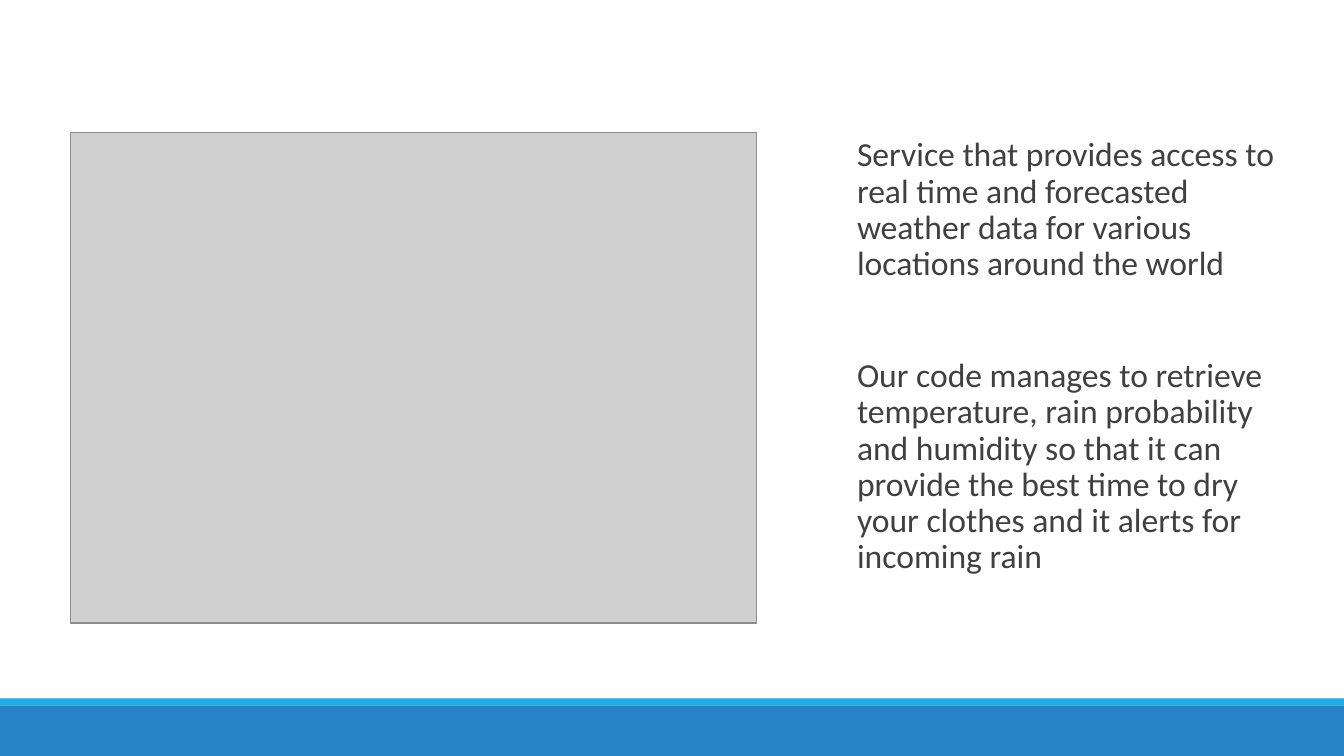
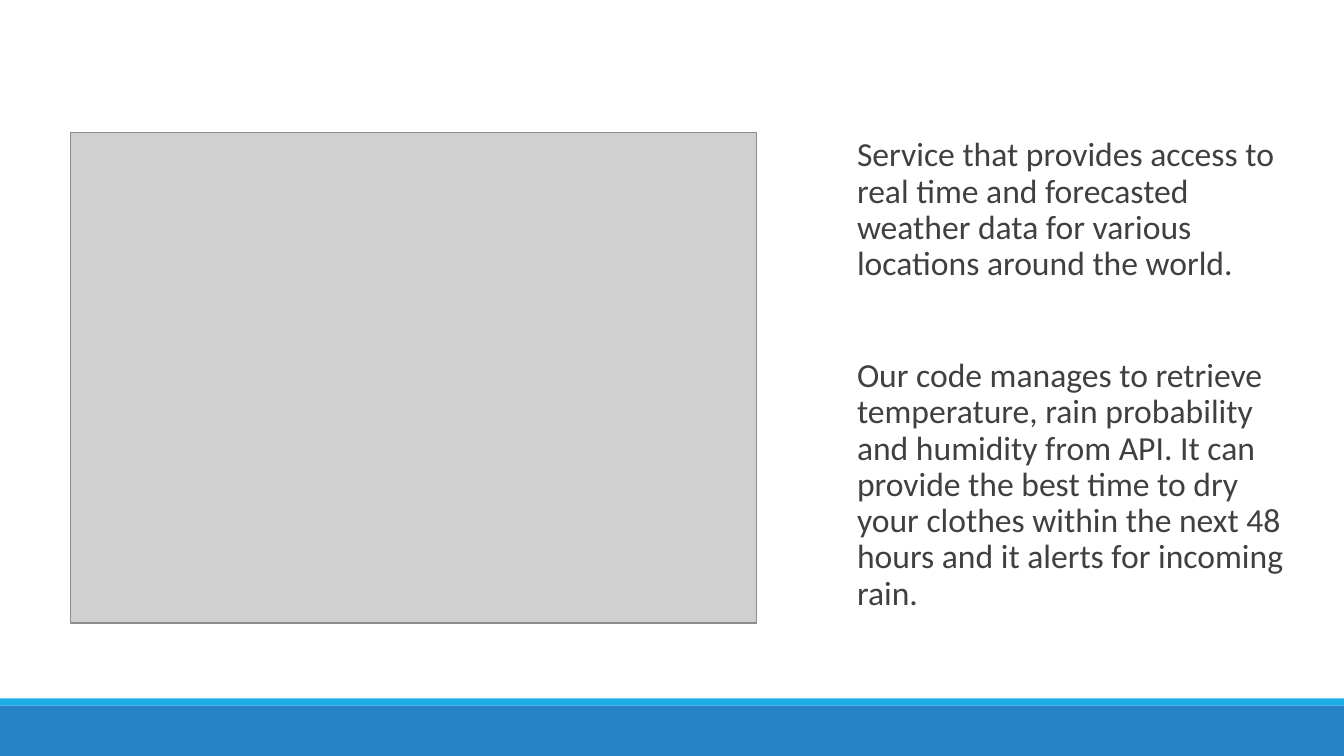
Before and after one commit to sarapeddy/drying-rack-smart, a slide deck: slide 31 of SMART STENDINO.pptx. Drawn at 1344x756 pixels with LibreOffice and Linux fonts; fonts in the diff are those of the drawing; grey boxes stand for pictures. Boxes give left, top, right and bottom in pixels: in the first picture for what was removed or moved away, otherwise in the second. Text is boxed around its words. In the diff, an @@ line names an element or a change of style, - is before the commit and + after.

```diff
--- a/SMART STENDINO.pptx
+++ b/SMART STENDINO.pptx
@@ text at (857, 142, 1283, 606): text changed @@
-  Service that provides access to real time and forecasted weather data for various locations around the world
-  Our code manages to retrieve temperature, rain probability and humidity so that it can provide the best time to dry your clothes and it alerts for incoming rain
+  Service that provides access to real time and forecasted weather data for various locations around the world.
+  Our code manages to retrieve temperature, rain probability and humidity from API. It can provide the best time to dry your clothes within the next 48 hours and it alerts for incoming rain.
```
Also in this commit, not shown: 5 other slides changed, 1 slide added, 1 slide removed.
